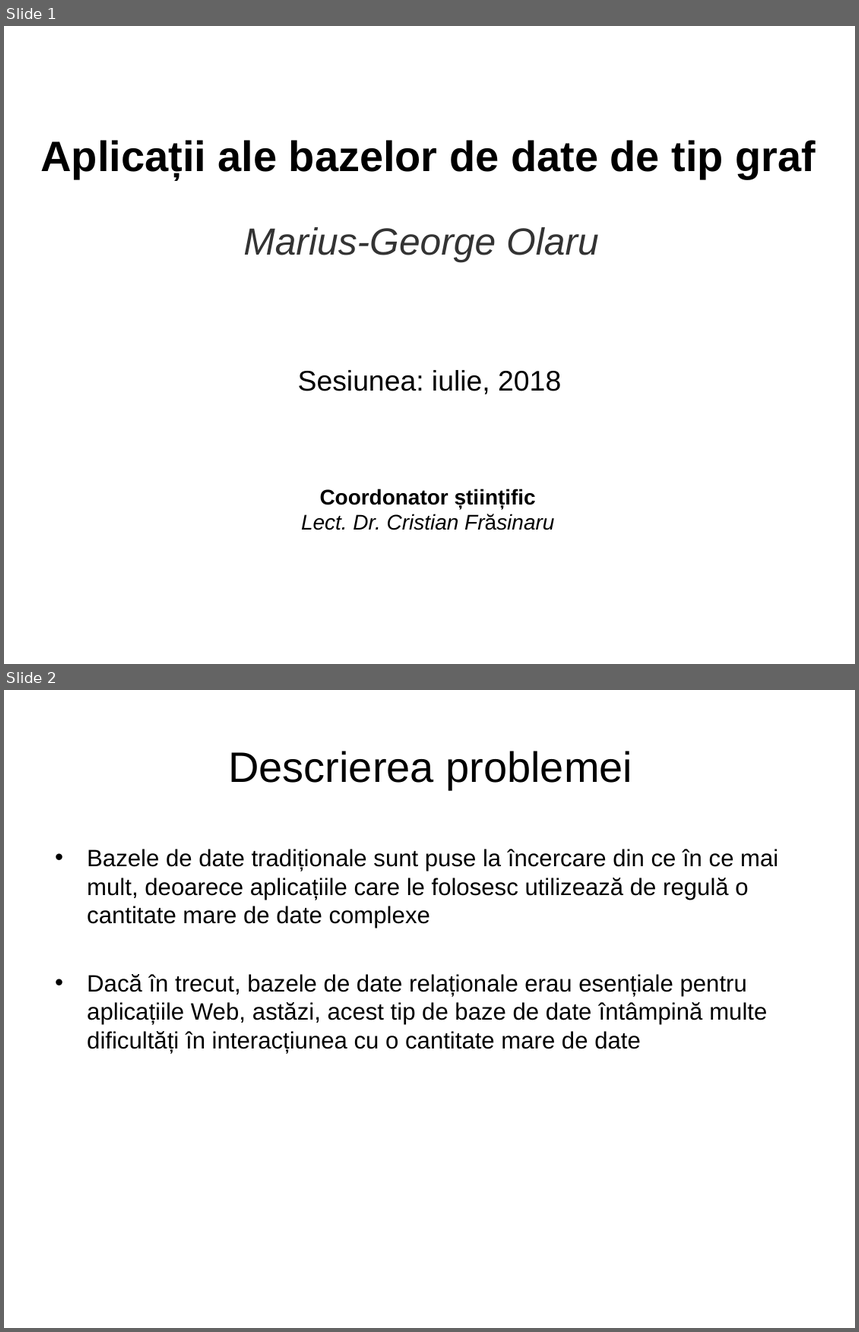
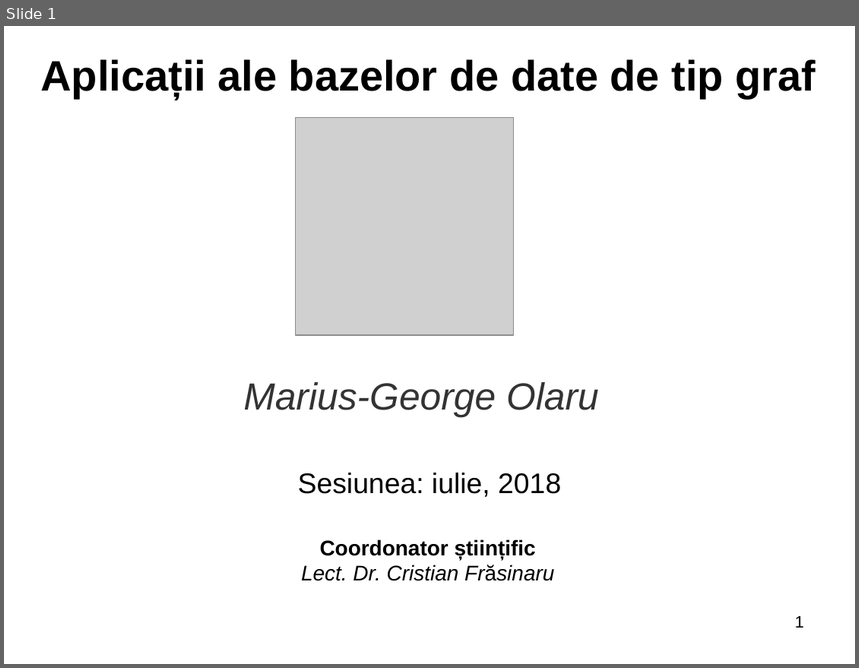
Before and after one commit to mariusolaru/Licenta, a slide deck: Licenta2018OlaruMariusGeorge/Prezentare.ppt. Shown one above the other, each under a label of ours: slides 1 and 2 before the commit, slide 1 after it. The pictures are 859x1332 and 859x668 pixels, drawn with LibreOffice and Linux fonts; fonts in the diff are those of the drawing; grey boxes stand for pictures; background and template pictures are left out. Boxes give left, top, right and bottom in pixels: in the first picture for what was removed or moved away, otherwise in the second. Text is boxed around its words. In the diff, an @@ line names an element or a change of style, - is before the commit and + after.

```diff
--- a/Licenta2018OlaruMariusGeorge/Prezentare.ppt
+++ b/Licenta2018OlaruMariusGeorge/Prezentare.ppt
@@ slide 2 removed at (4,690,855,1328), background picture (left out) @@
@@ title removed at (228,751,633,790) @@
-Descrierea problemei
@@ text removed at (87,849,778,1053) @@
-• Bazele de date tradiționale sunt puse la încercare din ce în ce mai mult, deoarece aplicațiile care le folosesc utilizează de regulă o cantitate mare de date complexe
-• Dacă în trecut, bazele de date relaționale erau esențiale pentru aplicațiile Web, astăzi, acest tip de baze de date întâmpină multe dificultăți în interacțiunea cu o cantitate mare de date
@@ slide 1 changed as well @@
@@ text "Aplicații ale bazelor de date ...": place and size @@
-text "Aplicații ale bazelor de date ..." at (41,140,816,179)
+text "Aplicații ale bazelor de date ..." at (41,59,816,98)
@@ picture added at (296,117,514,335) @@
@@ text "Marius-George Olaru": place and size @@
-text "Marius-George Olaru" at (243,227,599,262)
+text "Marius-George Olaru" at (243,382,599,418)
@@ text "Sesiunea: iulie, 2018": place and size @@
-text "Sesiunea: iulie, 2018" at (298,370,561,395)
+text "Sesiunea: iulie, 2018" at (298,473,561,497)
@@ text "Coordonator științific": place and size @@
-text "Coordonator științific" at (301,489,554,531)
+text "Coordonator științific" at (301,540,554,582)
@@ page number added at (795,617,804,628), 14 pt, text #000000 @@
+1
```
Also in this commit, not shown: 11 other slides changed, 3 slides added, 2 other slides removed.
